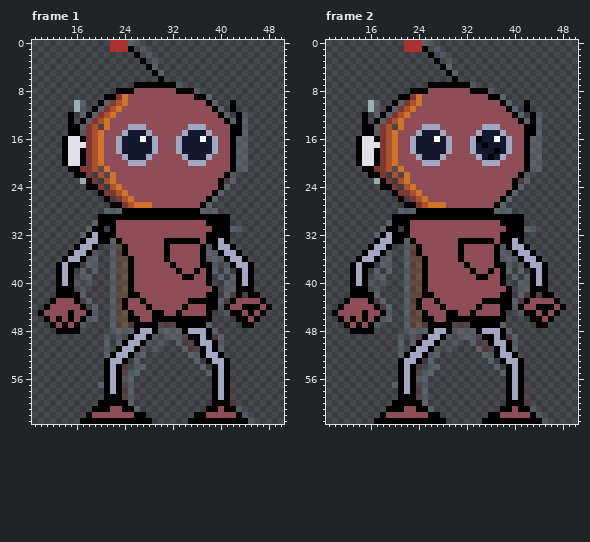
A pixel-art file gets an edit: Juego 2D/Klick/klick v1.aseprite. This is how it looked before the edit.
64x64 pixels, 4 frames. Shown: frame 1: x 9..50, y 0..63; frame 2: x 9..50, y 0..63. The commit also changed other frames, which this record leaves out.
The result:
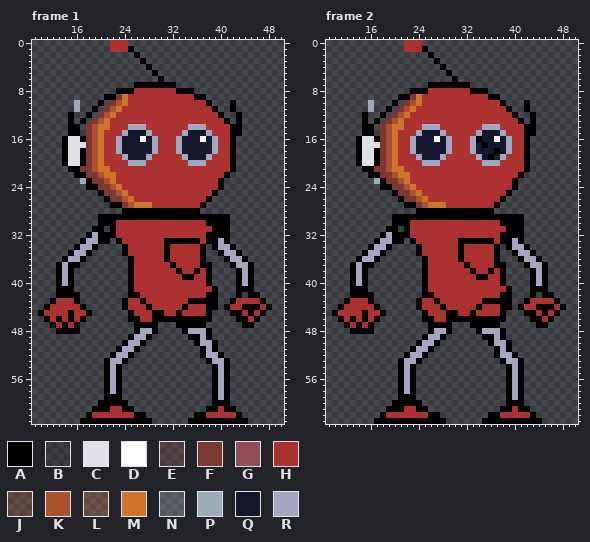
Palette (. is transparent): A #000000  B #21181b40  C #dfe0e8  D #ffffff  E #7d383340  F #7d3833  G #8f4d57  H #ac3232  J #ab513040  K #ab5130  L #cf752b40  M #cf752b  N #9badb740  P #9badb7  Q #14182e  R #a3a7c2
What changed:
layer "Layer 1" now hidden
Changed rows in their new state; - is an unchanged pixel.
Frame 1:
first column x 11:
 0 --------------..---------------------
 1 ----------------.--------------------
 2 -----------------.-------------------
 3 ------------------.------------------
 4 ------------------.------------------
 5 -------------------.-----------------
 7 ----------------------.--------------
 8 ---------------HHHHHHH---.-----------
 9 --------------HHHHHHHHHHH--.---------
10 ------.---.---HHHHHHHHHHHHH-.--------
11 ------.--.---HHHHHHHHHHHHHHH-.-------
12 ------.-.---HHHHHHHHHHHHHHHHH-.--.---
13 -------.---HHHHHHHHHHHHHHHHHHH-.-.---
14 ------.--M-HHH---HHHHHHH---HHHH--.---
15 ------.---HHH-----HHHHH-----HHH--.---
16 ----------HH-------HHH-------HH-..---
17 ----------HH-------HHH-------HH-..---
18 ----------HH-------HHH-------HH-..---
19 ----------HHH-----HHHHH-----HHH-..---
20 ----------HHHH---HHHHHHH---HHHH-..---
21 ---------M-HHHHHHHHHHHHHHHHHHHH-..---
22 --------F-M-HHHHHHHHHHHHHHHHHH-.-----
23 ---------F--HHHHHHHHHHHHHHHHH-..-----
24 ----------F--HHHHHHHHHHHHHHHH-.------
25 --------------HHHHHHHHHHHHHH-.-------
26 -----------F---HHHHHHHHHHHH-.--------
27 ------------------HHHHHHHH-.---------
28 ----------...-------------...--------
30 --------.---HHHHHHHHHHHHHHH----------
31 -------.----HHHHHHHHHHHHHHHH---..----
32 ------.-----HHHHHHHHHHHHHHH----------
33 -----------.-HHHHHHH------H----------
34 -----------..-HHHHHH-HHHHH-.---------
35 --------.--..-HHHHHH-HHHHH-..--------
36 -------..--...-HHHHH-HHHHH-...-------
37 -------..--...-HHHHHH-HHHH--.-.------
38 ------.-.--...-HHHHHHH-HH-H-.-.------
39 ------..---...-HHHHHHHH--HH--.-.-----
40 -----.-.---...-HHHHHHHHHHHH---..-----
41 ------.----...-HHHHHHHHHHHHH--..-----
42 ------.----...--HHHHHHHHHHH---..-.---
43 --HHH-..---..-HH-HHHHHHH-----..-HHHH-
44 -HHHHH-..--..-HHH-HHHHH-HHH--.-HH---H
45 HHHH-HH-.--...-HHH--HH-HHHH---.--H-H-
46 -H-H-H-..--...--HH----------------H--
47 --H-H-.----....----...-----.---------
48 -----------....----....-----.--------
49 ----------.-..----.-....----..-------
50 ----------.-.----.-.--...----.-------
51 ----------.-----.-.----...---.-------
52 ----------.----..-------..-----------
53 ---------------.---------.-----------
54 -------------.-..---------.----------
55 -------------...-----------.---------
56 -------------..----------------------
57 ---------.---..----------------------
58 -------------..----------------.-----
59 -------------..----------------.-----
60 --------------.----------------.-----
61 -----------HH--.-------------H--.----
62 --------HHHHHHH------------HHHHH-.---
63 ----------------------------------.--
Frame 2: the same change as frame 1
Where, in picture pixels (left, top, right, bottom), the same in both pictures:
changed: (44, 40, 266, 424)
changed: (338, 40, 560, 424)
